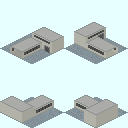
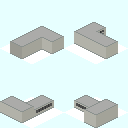
Layered file, before and after one edit (128x128). Changes by layer:
painted on "Subway_Station_Gateway_Single_S-EV.png" over (10, 26, 118, 55)
removed layer "クリップボード" over (0, 33, 128, 128)
